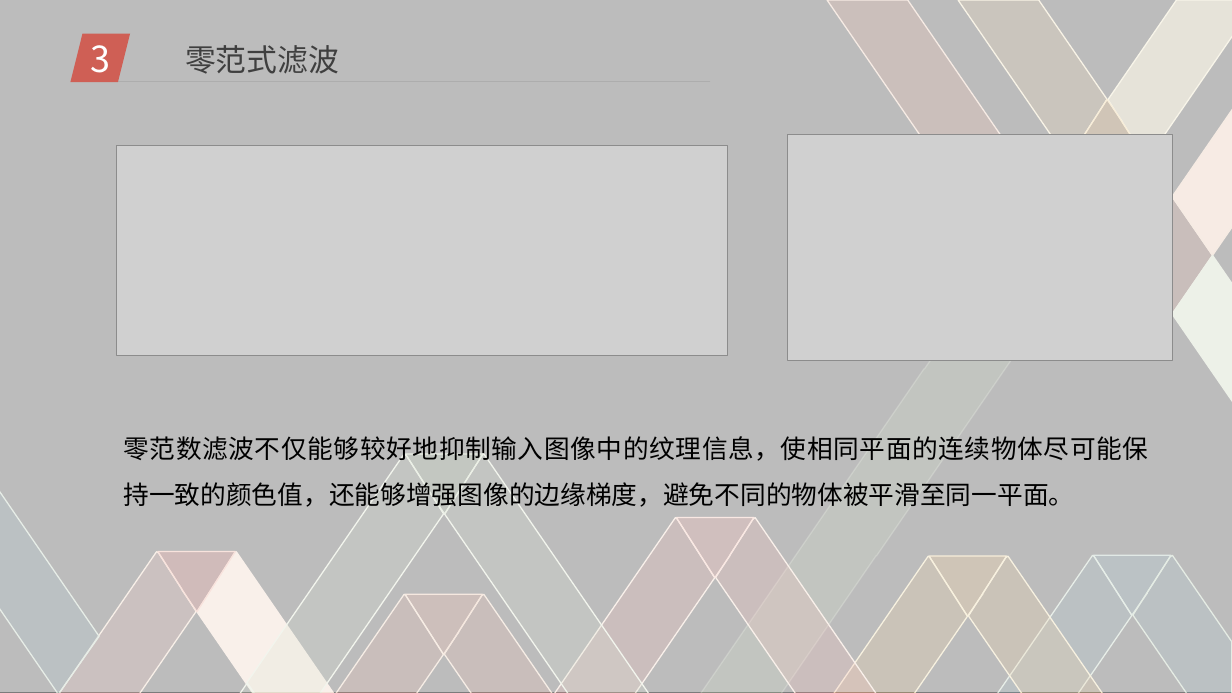
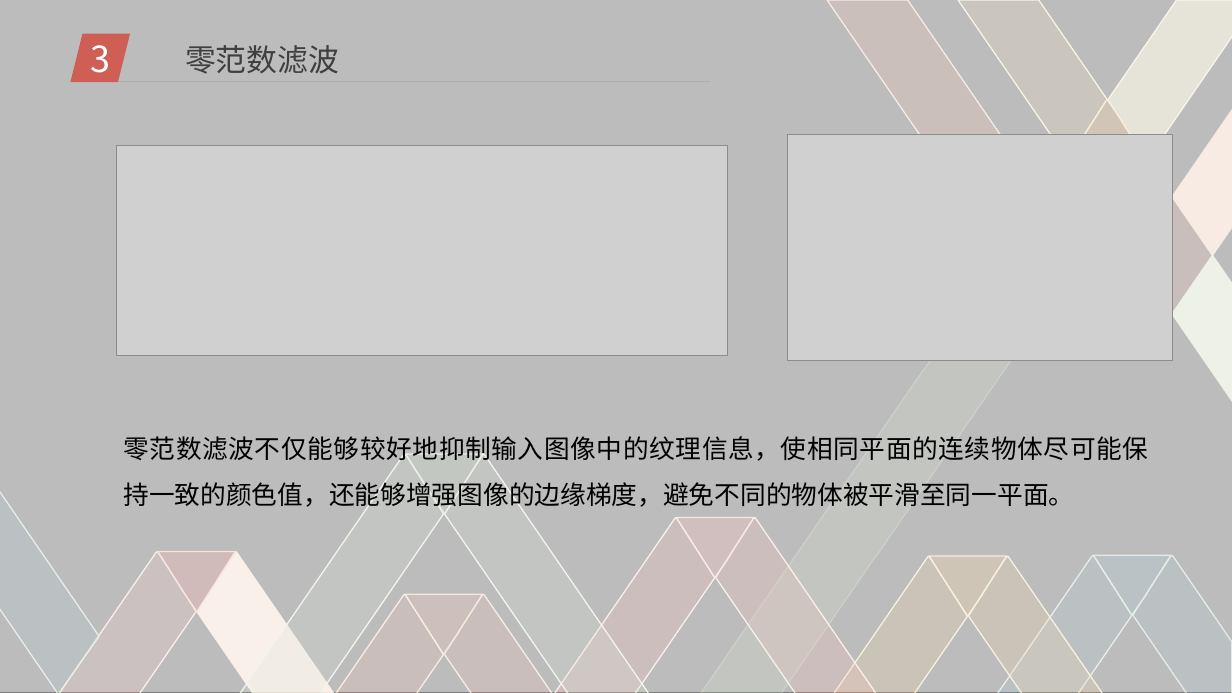
Before and after one commit to DigitalMedia2017-20/Mid-term, a slide deck: slide 13 of pre.ppt. Drawn at 1232x693 pixels with LibreOffice and Linux fonts; fonts in the diff are those of the drawing; grey boxes stand for pictures; background and template pictures are left out. Boxes give left, top, right and bottom in pixels: in the first picture for what was removed or moved away, otherwise in the second. Text is boxed around its words. In the diff, an @@ line names an element or a change of style, - is before the commit and + after.

```diff
--- a/pre.ppt
+++ b/pre.ppt
@@ text at (185,45,339,74): text changed @@
-零范式滤波
+零范数滤波
```
Also in this commit, not shown: 2 other slides changed, 2 slides added, 2 slides removed.
